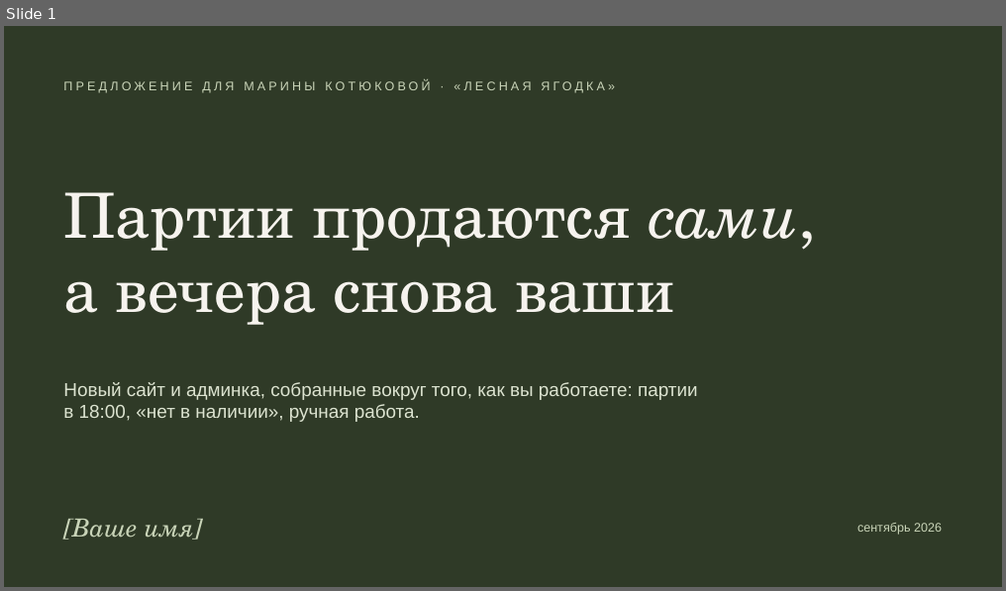
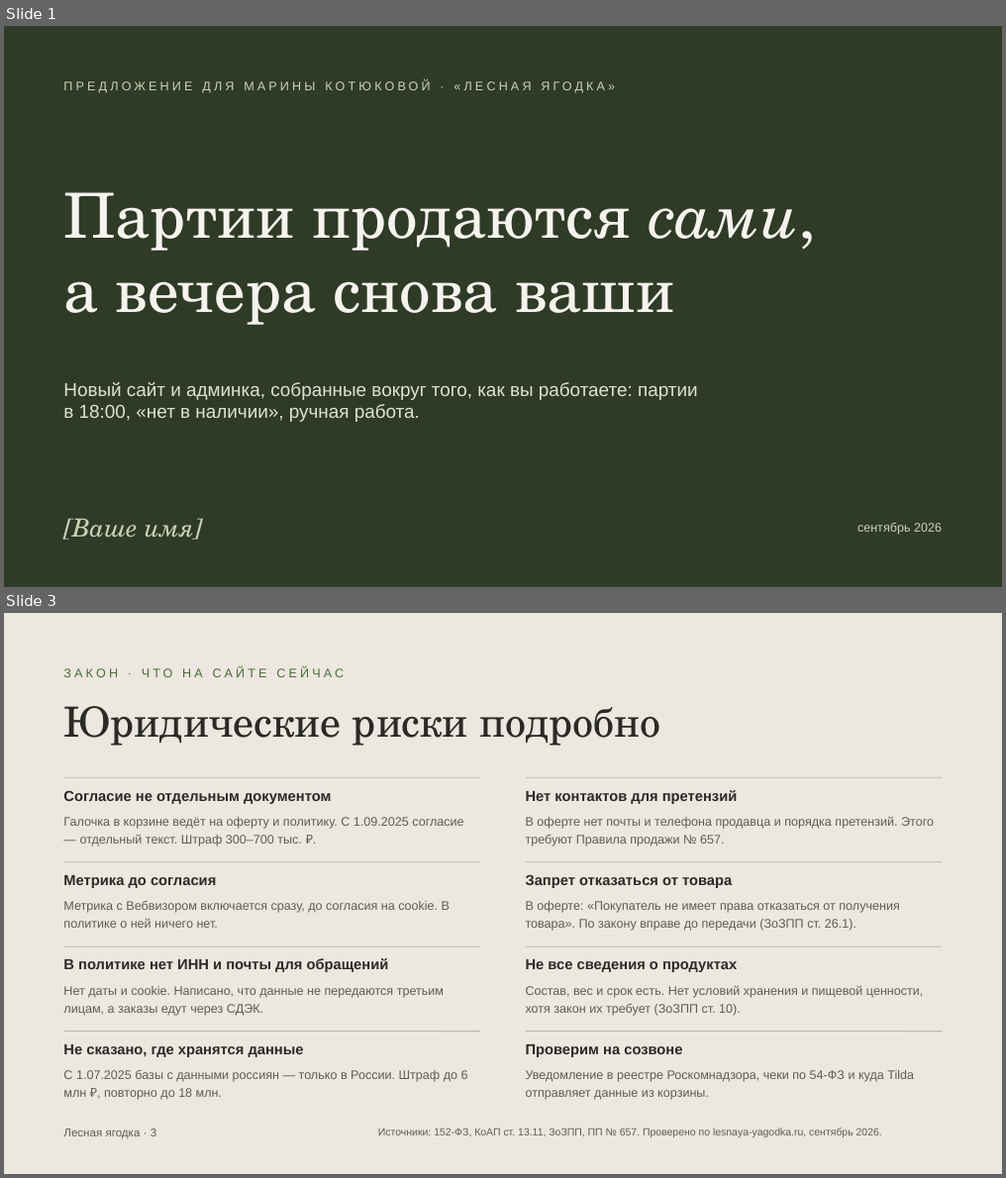
Before and after one commit to ellischment/svoya_ferma, a slide deck: docs/preview/lesnaya-yagodka-predlozhenie.pptx. Shown one above the other, each under a label of ours: slide 1 before the commit, slides 1 and 3 after it; the slides between them are not shown. The pictures are 1006x591 and 1006x1178 pixels, drawn with LibreOffice and Linux fonts; fonts in the diff are those of the drawing. Boxes give left, top, right and bottom in pixels: in the first picture for what was removed or moved away, otherwise in the second. Text is boxed around its words. In the diff, an @@ line names an element or a change of style, - is before the commit and + after.

```diff
--- a/docs/preview/lesnaya-yagodka-predlozhenie.pptx
+++ b/docs/preview/lesnaya-yagodka-predlozhenie.pptx
@@ slide 3 added at (4,613,1002,1174), background #ECE7DF @@
@@ text added at (63,667,344,677), 12 pt, text #4A6B3A @@
+ЗАКОН · ЧТО НА САЙТЕ СЕЙЧАС
@@ text added at (63,706,660,746), 40 pt, text #2A2A26 @@
+Юридические риски подробно
@@ line added from (63, 777) to (481, 777), #B9B3A8 0.75 pt @@
@@ text added at (63,790,331,804), 14 pt, text #2A2A26, bold @@
+Согласие не отдельным документом
@@ line added from (525, 777) to (943, 777), #B9B3A8 0.75 pt @@
@@ text added at (526,790,738,804), 14 pt, text #2A2A26, bold @@
+Нет контактов для претензий
@@ text added at (63,817,463,847), 12 pt, text #5E5D56 @@
+Галочка в корзине ведёт на оферту и политику. С 1.09.2025 согласие — отдельный текст. Штраф 300–700 тыс. ₽.
@@ text added at (526,817,934,847), 12 pt, text #5E5D56 @@
+В оферте нет почты и телефона продавца и порядка претензий. Этого требуют Правила продажи № 657.
@@ line added from (63, 862) to (481, 862), #B9B3A8 0.75 pt @@
@@ text added at (63,875,216,888), 14 pt, text #2A2A26, bold @@
+Метрика до согласия
@@ line added from (525, 862) to (943, 862), #B9B3A8 0.75 pt @@
@@ text added at (526,874,732,888), 14 pt, text #2A2A26, bold @@
+Запрет отказаться от товара
@@ text added at (63,901,450,928), 12 pt, text #5E5D56 @@
+Метрика с Вебвизором включается сразу, до согласия на cookie. В политике о ней ничего нет.
@@ text added at (526,901,900,931), 12 pt, text #5E5D56 @@
+В оферте: «Покупатель не имеет права отказаться от получения товара». По закону вправе до передачи (ЗоЗПП ст. 26.1).
@@ line added from (63, 947) to (481, 947), #B9B3A8 0.75 pt @@
@@ text added at (63,959,389,972), 14 pt, text #2A2A26, bold @@
+В политике нет ИНН и почты для обращений
@@ line added from (525, 947) to (943, 947), #B9B3A8 0.75 pt @@
@@ text added at (526,959,737,972), 14 pt, text #2A2A26, bold @@
+Не все сведения о продуктах
@@ text added at (63,986,444,1016), 12 pt, text #5E5D56 @@
+Нет даты и cookie. Написано, что данные не передаются третьим лицам, а заказы едут через СДЭК.
@@ text added at (526,985,924,1016), 12 pt, text #5E5D56 @@
+Состав, вес и срок есть. Нет условий хранения и пищевой ценности, хотя закон их требует (ЗоЗПП ст. 10).
@@ line added from (63, 1032) to (481, 1032), #B9B3A8 0.75 pt @@
@@ text added at (63,1045,304,1058), 14 pt, text #2A2A26, bold @@
+Не сказано, где хранятся данные
@@ line added from (525, 1032) to (943, 1032), #B9B3A8 0.75 pt @@
@@ text added at (526,1045,682,1058), 14 pt, text #2A2A26, bold @@
+Проверим на созвоне
@@ text added at (63,1070,468,1100), 12 pt, text #5E5D56 @@
+С 1.07.2025 базы с данными россиян — только в России. Штраф до 6 млн ₽, повторно до 18 млн.
@@ text added at (526,1070,914,1100), 12 pt, text #5E5D56 @@
+Уведомление в реестре Роскомнадзора, чеки по 54-ФЗ и куда Tilda отправляет данные из корзины.
@@ text added at (63,1129,156,1139), 11 pt, text #5E5D56 @@
+Лесная ягодка · 3
@@ text added at (378,1128,882,1138), 10 pt, text #5E5D56 @@
+Источники: 152-ФЗ, КоАП ст. 13.11, ЗоЗПП, ПП № 657. Проверено по lesnaya-yagodka.ru, сентябрь 2026.
```
Also in this commit, not shown: 9 slides changed.
